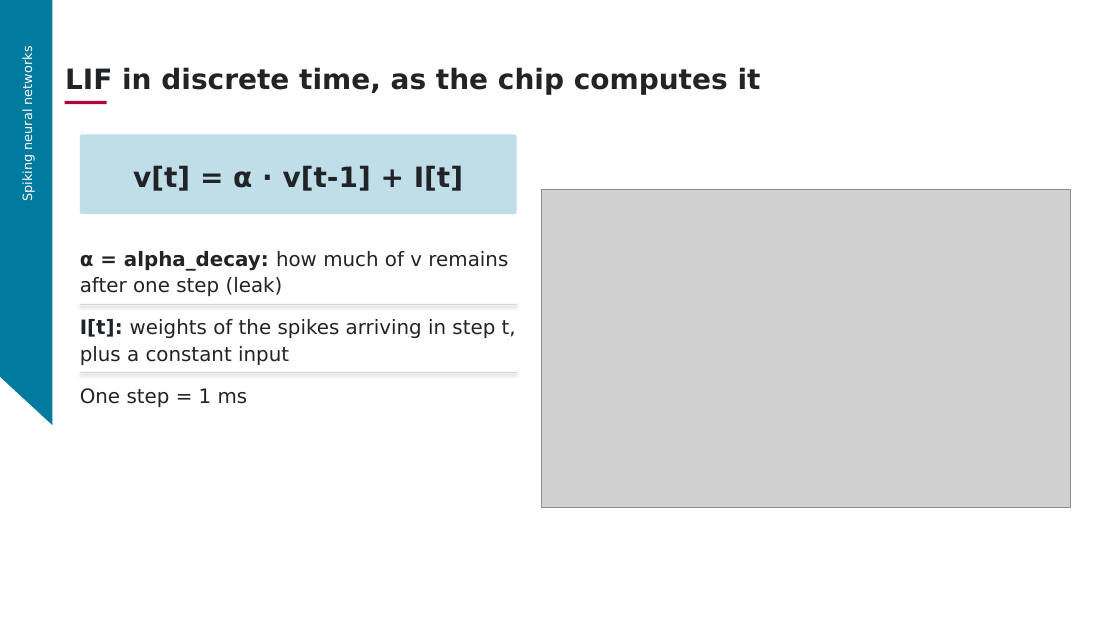
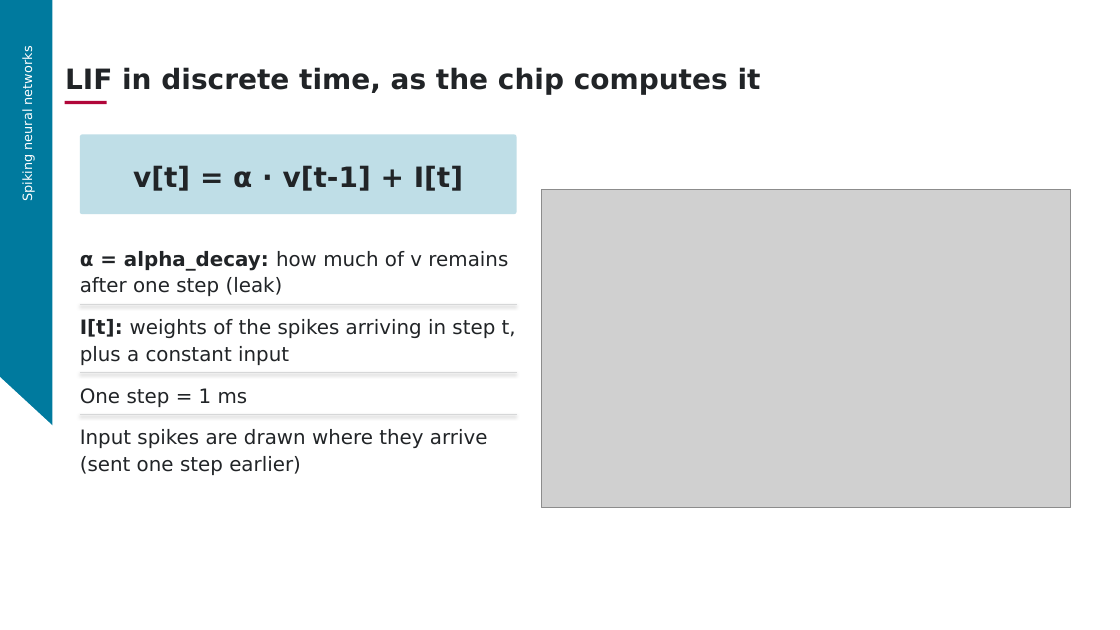
Before and after one commit to aihpi/workshop-spinnaker2, a slide deck: slide 14 of 02_workshop_design/slides/part1.pptx (slide 15 before the commit). Drawn at 1120x630 pixels with LibreOffice and Linux fonts; fonts in the diff are those of the drawing; grey boxes stand for pictures; background and template pictures are left out. Boxes give left, top, right and bottom in pixels: in the first picture for what was removed or moved away, otherwise in the second. Text is boxed around its words. In the diff, an @@ line names an element or a change of style, - is before the commit and + after.

```diff
--- a/02_workshop_design/slides/part1.pptx
+++ b/02_workshop_design/slides/part1.pptx
@@ line added from (80, 415) to (517, 415), #D6D7D8 0.75 pt @@
@@ text added at box(80, 429, 488, 475), 17 pt, text #212427 @@
+Input spikes are drawn where they arrive (sent one step earlier)
```
Also in this commit, not shown: 15 other slides changed, 10 other files.
